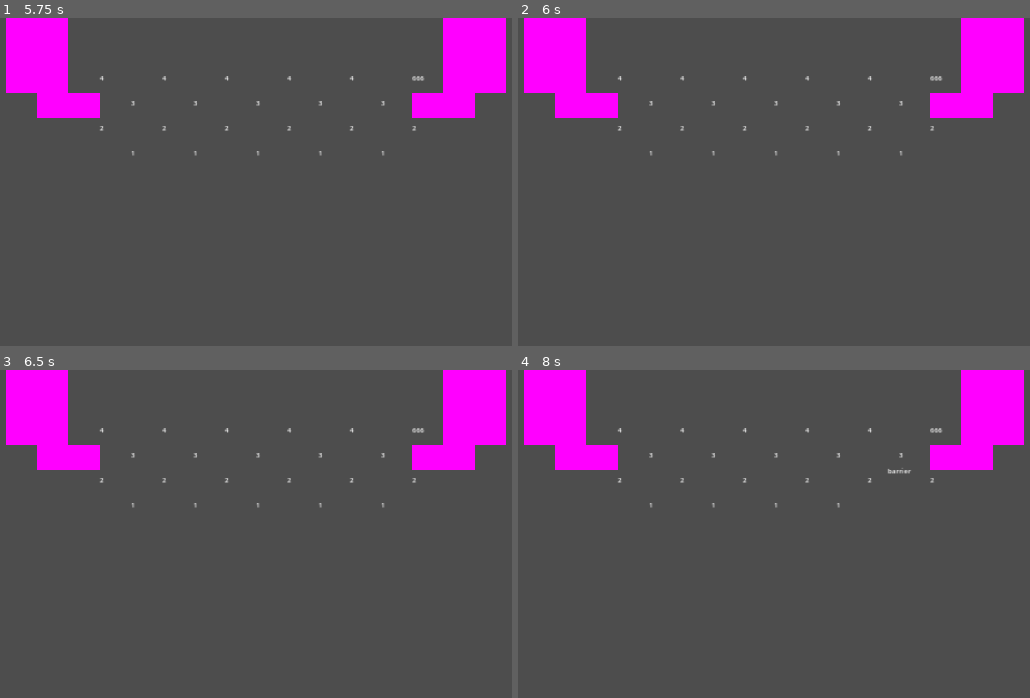
Above: before the commit, frames 1-4 (two rows, left to right).
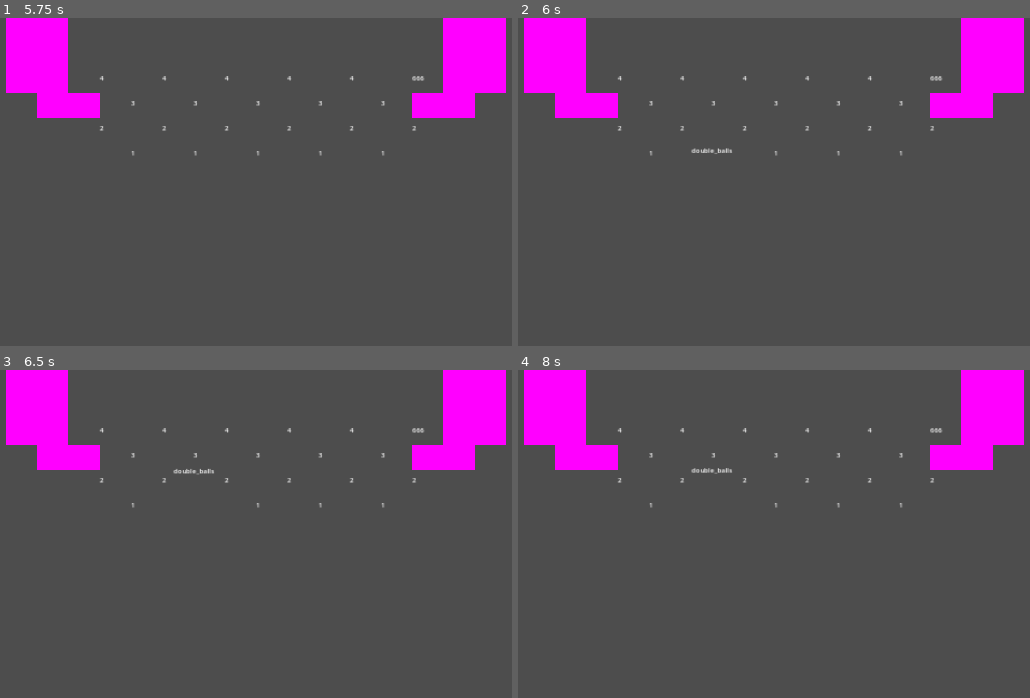
Above: after the commit, the same moments.

Repository: O-39889/brickout
Game: Godot game, scene res://scenes/level.tscn
Same seed, same stepped clock (60 frames per second), same inputs: the game is played once before the commit and once after it.
Inputs (mouse positions are in pixels of both pictures, inside the frame that each line leads up to):
- Up to frame 1 (5.75 s): tap Enter at 0.5 s; move the mouse to (302, 241) at 0.52 s; click (302, 241) at 0.67 s; tap R (debug_restart) at 1.25, 2, 2.75, 3.5, 4.15, 4.25 s; move the mouse to (215, 244) at 1.27 s; click (215, 244) at 1.42 s; move the mouse to (337, 142) at 2.02 s; click (337, 142) at 2.17 s; move the mouse to (245, 250) at 2.77 s; click (245, 250) at 2.92 s; move the mouse to (496, 309) at 3.52 s; click (496, 309) at 3.67 s; move the mouse to (15, 175) at 4.27 s; click (15, 175) at 4.42 s; move the mouse to (266, 244) at 5.02 s; click (266, 244) at 5.17 s
- Up to frame 2 (6 s): move the mouse to (743, 234) at 5.77 s; click (743, 234) at 5.92 s
- Up to frame 3 (6.5 s): no input
- Up to frame 4 (8 s): move the mouse to (820, 593) at 6.52 s; click (820, 593) at 6.67 s; move the mouse to (733, 596) at 7.27 s; click (733, 596) at 7.42 s

Frame 1 is identical in both runs. In frame 2, less than 0.1% of the frame differs, in the area x 33-42%, y 39-43%; in frame 3, 0.1%; in frame 4, 0.2%, in the area x 33-77%, y 29-43%.

Commit message:
Add a lot of stuff powerup handling wise

Diff:
--- a/scenes/Powerup.tscn
+++ b/scenes/Powerup.tscn
@@ -1,6 +1,6 @@
 [gd_scene load_steps=3 format=3 uid="uid://jw8sg6b35if4"]
 
-[ext_resource type="Script" path="res://scenes/Powerup.gd" id="1_mvwl0"]
+[ext_resource type="Script" path="res://scripts/Powerup.gd" id="1_yjq1q"]
 
 [sub_resource type="CircleShape2D" id="CircleShape2D_x4xxw"]
 radius = 30.0
@@ -8,7 +8,7 @@
 [node name="Powerup" type="CharacterBody2D"]
 collision_layer = 8
 collision_mask = 2
-script = ExtResource("1_mvwl0")
+script = ExtResource("1_yjq1q")
 
 [node name="CollisionShape2D" type="CollisionShape2D" parent="."]
 shape = SubResource("CircleShape2D_x4xxw")
@@ -21,3 +21,8 @@
 grow_horizontal = 2
 grow_vertical = 2
 horizontal_alignment = 1
+
+[node name="VisibleOnScreenNotifier2D" type="VisibleOnScreenNotifier2D" parent="."]
+rect = Rect2(-40, -40, 80, 80)
+
+[connection signal="screen_exited" from="VisibleOnScreenNotifier2D" to="." method="_on_visible_on_screen_notifier_2d_screen_exited"]
--- a/scripts/Ball.gd
+++ b/scripts/Ball.gd
@@ -29,15 +29,14 @@
 
 
 func _ready():
+	collision_shape.shape.radius = BALL_RADIUS;
 	if stuck:
 		process_mode = Node.PROCESS_MODE_DISABLED;
-	collision_shape.shape.radius = BALL_RADIUS;
 
 
 func launch():
 	process_mode = Node.PROCESS_MODE_INHERIT;
 	stuck = false;
-	direction = Vector2(1, -1).normalized();
 	velocity = direction * speed;
 
 
@@ -52,6 +51,7 @@
 			stuck = true;
 			process_mode = Node.PROCESS_MODE_DISABLED;
 			velocity = Vector2.ZERO;
+			direction = paddle_bounce(collider, collision.get_position());
 			collider.add_bawl(self);
 		else:
 			direction = paddle_bounce(collider, collision.get_position());
@@ -64,11 +64,10 @@
 
 
 func paddle_bounce(paddle: Paddle, collision_point: Vector2) -> Vector2:
-	print(collision_point);
 	var left : float = paddle.position.x;
 	var right : float = paddle.position.x + paddle.width;
 	var clamped : float = clampf(collision_point.x, left, right);
-	var remapped : float = remap(clamped, left, right, -70.0, 70.0);
+	var remapped : float = remap(clamped, left, right, -69.69, 69.69);
 	return Vector2.UP.rotated(deg_to_rad(remapped));
 
 
--- a/scripts/Level.gd
+++ b/scripts/Level.gd
@@ -7,6 +7,16 @@
 @onready var paddle : Paddle = find_child("Paddle");
 @onready var ball_packed = preload("res://scenes/Ball.tscn");
 @onready var powerup_packed = preload("res://scenes/Powerup.tscn");
+
+
+## careful! this will place the topmost ball first!! probably...
+var y_sort_balls_asc : Callable = func(a: Ball, b: Ball):
+	if a.position.y < b.position.y:
+		return true;
+	return false;
+
+var filter_stuck_balls : Callable = func(b: Ball):
+	return not b.stuck;
 
 
 # Called when the node enters the scene tree for the first time.
@@ -33,8 +43,35 @@
 	get_tree().reload_current_scene();
 
 
+func add_ball(b: Ball):
+	b.lost.connect(_on_ball_lost);
+	add_child(b);
+
+
+func add_ball_to_paddle(b: Ball):
+	b.lost.connect(_on_ball_lost);
+	paddle.add_bawl(b);
+
+
+func clone_balls(b: Ball, n: int):
+	var angle_range : float = TAU if b.stuck else 2.0 * TAU;
+	for i in range(n):
+		pass
+		var new_ball : Ball = ball_packed.instantiate();
+		new_ball.position = b.position;
+		if b.stuck:
+			new_ball.position.y -= 1;
+			# i think it's clockwise
+			new_ball.velocity = b.speed * Vector2.LEFT.rotated((i + 1) * (angle_range / (n + 1)));
+			new_ball.direction = new_ball.velocity.normalized();
+		else:
+			new_ball.velocity = b.velocity.rotated((i + 1) * (angle_range / (n + 1)));
+			new_ball.direction = b.velociy.normalized();
+		add_ball(new_ball);
+
+
 func _on_ball_lost(ball: Ball):
-	print(ball);
+	print('Lost ball ' + str(ball));
 	ball.queue_free();
 	# because the ball is queue'd free on the next frame so for now
 	# we still have it in the tree so will have to wait fur the next frame
@@ -46,30 +83,84 @@
 func _on_brick_hit(brick: Brick, ball: Ball):
 	if brick is RegularBrick:
 		if brick.durability == 1:
-			print("Goodbye, cruel world!");
 			if randf() < 0.33333 or true:
 				var powerup := powerup_packed.instantiate();
 				powerup.position = brick.position;
 				powerup.collected.connect(_on_powerup_collected);
 				add_child(powerup);
+				powerup.powerup.id = [
+				'add_ball',
+				'triple_ball',
+				'double_balls',
+				'pop_ball',
+				][randi_range(0, 3)];
+				powerup.find_child('DebugLbl').text = powerup.powerup.id;
 		else:
-			print("Ow!");
+			pass
 	if brick is UnbreakableBrick:
-		print("Fat chance!");
+		pass
 
 
 func _on_powerup_collected(node: Powerup, powerup: Dictionary):
 	match powerup.id:
+		# GOOD
 		'paddle_enlarge':
 			paddle.change_size(true);
 		'paddle_shrink':
 			paddle.change_size(false);
+		'add_ball':
+			# we will actually not even add it to the level
+			# but parent it to the paddle instead
+			var new_ball : Ball = ball_packed.instantiate();
+			new_ball.position = paddle.position - Vector2(0,1) * Ball.BALL_RADIUS;
+			new_ball.stuck = true;
+			add_ball_to_paddle(new_ball);
+		'triple_ball':
+			# gotta go back to enums and shit i guess with the powerup ids
+			# also will have to check for whether that random ball is stuck or not
+			var random_ball : Ball = get_tree().get_nodes_in_group('balls')[randi_range(
+				0, get_tree().get_nodes_in_group('balls').size() - 1
+			)];
+			var new_balls : Array[Ball];
+			# bruh
+			for i in range(2):
+				new_balls.append(ball_packed.instantiate());
+				new_balls.back().position = random_ball.position;
+				new_balls.back().velocity = random_ball.velocity.rotated((i + 1) * 2.0 * TAU / 3.0);
+				new_balls.back().direction = random_ball.direction.rotated((i + 1) * 2.0 * TAU / 3.0);
+			for b in new_balls:
+				add_ball(b);
+				# the same stuck check again
+				# actually might even actually just create a function that would
+				# just for a given N create N balls aroond a ball
+				# it's just that in case of double_balls it will hav to be
+				# done for every existing ball
+		'double_balls':
+			for b in get_tree().get_nodes_in_group('balls'):
+				var new_ball : Ball = ball_packed.instantiate();
+				new_ball.position = b.position;
+				new_ball.velocity = -b.velocity;
+				new_ball.direction = -b.direction;
+				add_ball(new_ball);
+		# NEUTRAL
+		# BAD
+		'pop_ball':
+			var balls_arr := get_tree().get_nodes_in_group('balls').duplicate();
+			if balls_arr.size() == 1:
+				return;
+			balls_arr.sort_custom(y_sort_balls_asc);
+			balls_arr = balls_arr.filter(filter_stuck_balls);
+			print('Sorted bawls:');
+			for b in balls_arr:
+				print(b.position);
+			balls_arr[0].queue_free();
+
 
 
 func _input(event):
 	if event.is_action_pressed("debug_exit"):
 		get_tree().quit();
 	if event.is_action_pressed("debug_restart"):
-		set_mouse_capture(not mouse_captured);
+		get_tree().reload_current_scene();
 	if event.is_action_pressed("debug_do"):
 		pass
--- a/scripts/Paddle.gd
+++ b/scripts/Paddle.gd
@@ -45,8 +45,12 @@
 
 
 func add_bawl(b: Ball):
-	b.reparent(self);
+	if b.get_parent() == null:
+		add_child(b);
+	else:
+		b.reparent(self);
 	balls.append(b);
+	print('Added ball pos ' + str(b.global_position));
 
 
 func set_width(idx: PaddleSize):
--- a/scenes/Powerup.gd
+++ b/scripts/Powerup.gd
@@ -143,3 +143,7 @@
 # Called every frame. 'delta' is the elapsed time since the previous frame.
 func _draw():
 	pass
+
+
+func _on_visible_on_screen_notifier_2d_screen_exited():
+	queue_free();
--- a/scripts/RegularBrick.gd
+++ b/scripts/RegularBrick.gd
@@ -4,11 +4,6 @@
 func _ready():
 	super();
 	find_child("Sprite2D").queue_free();
-
-
-# Called every frame. 'delta' is the elapsed time since the previous frame.
-func _process(delta):
-	pass
 
 
 func hit(b: Ball):
